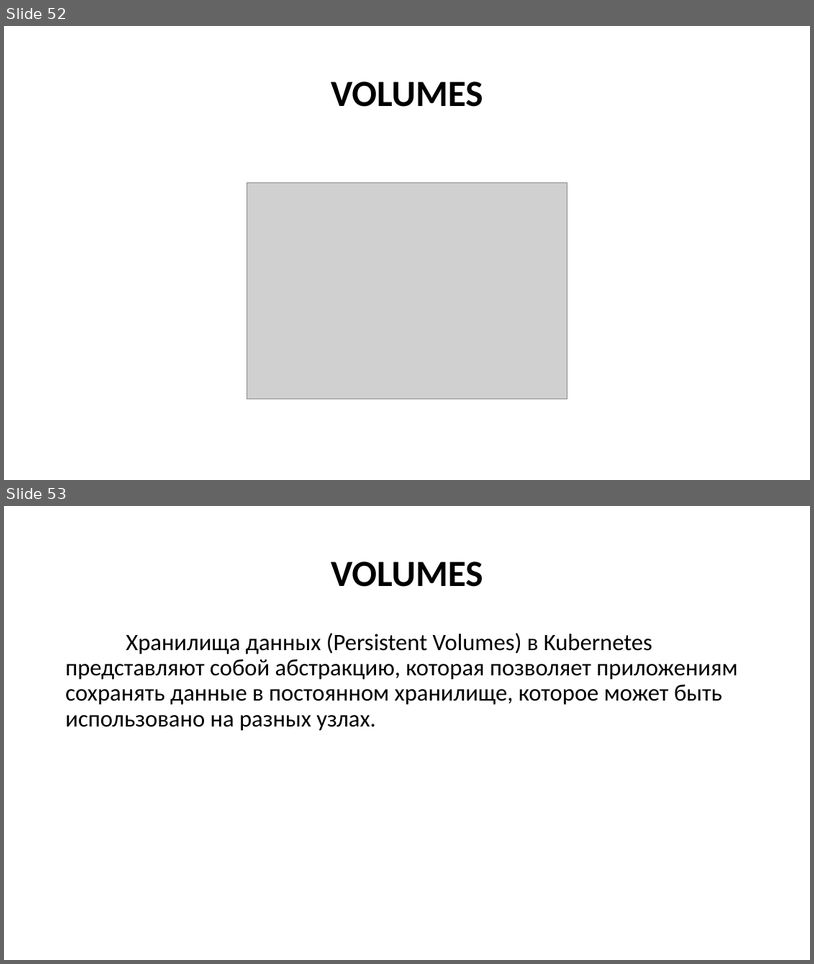
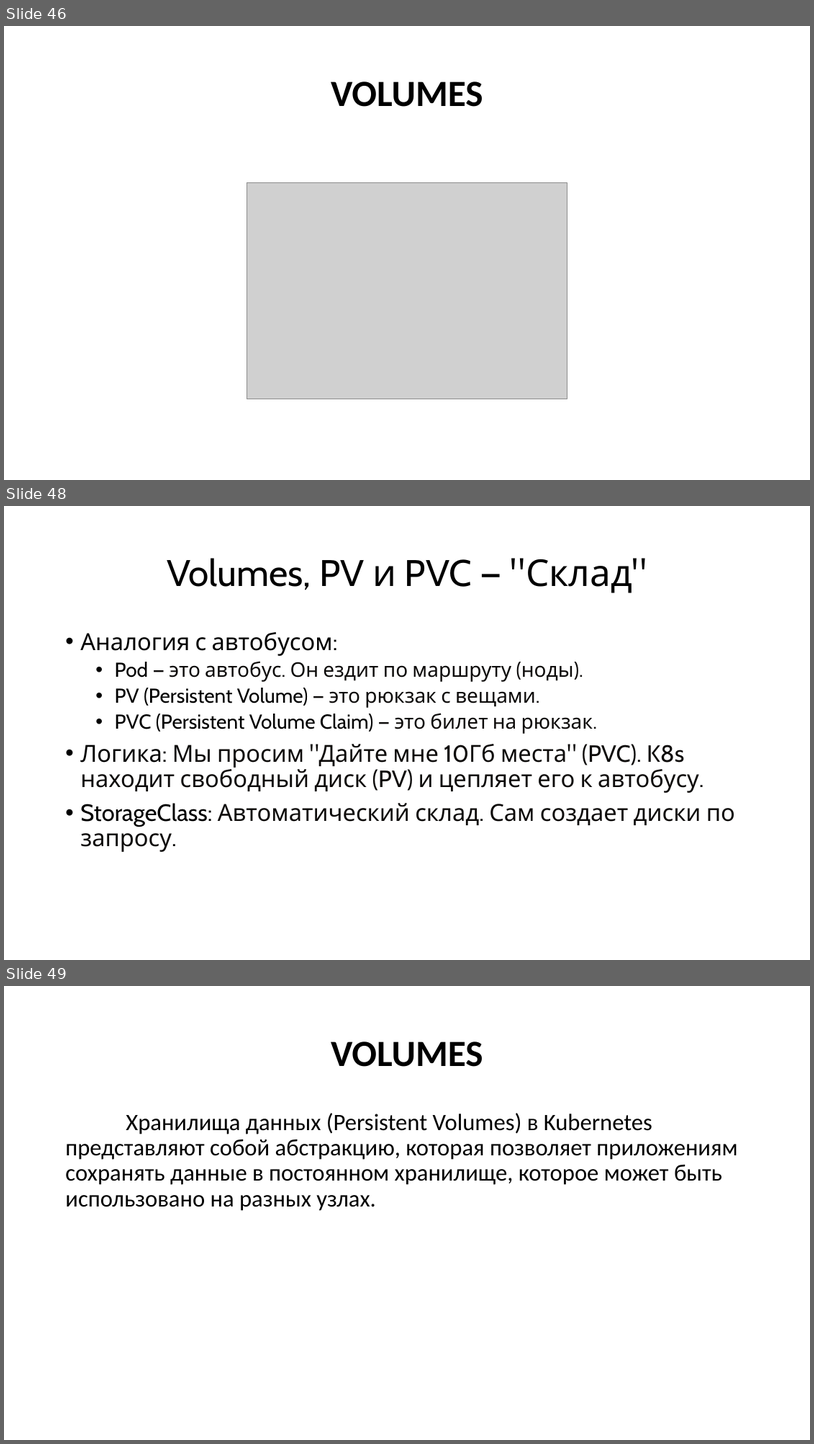
Before and after one commit to Kollekcioner47/k8s, a slide deck: k8s.pptx. Shown one above the other, each under a label of ours: slides 52 and 53 before the commit, slides 46, 48 and 49 after it; the slides between them are not shown. The pictures are 814x964 and 814x1444 pixels, drawn with LibreOffice and Linux fonts; fonts in the diff are those of the drawing; grey boxes stand for pictures. Boxes give left, top, right and bottom in pixels: in the first picture for what was removed or moved away, otherwise in the second. Text is boxed around its words. In the diff, an @@ line names an element or a change of style, - is before the commit and + after.

```diff
--- a/k8s.pptx
+++ b/k8s.pptx
@@ slide 48 added at bbox=[4, 506, 810, 960], background #FFFFFF @@
@@ title added at bbox=[167, 558, 633, 593], 44 pt, text #000000 @@
+Volumes, PV и PVC — "Склад"
@@ text added at bbox=[80, 632, 736, 852], 28 pt, text #0C0A09 @@
+• Аналогия с автобусом:
+  • Pod — это автобус. Он ездит по маршруту (ноды).
+  • PV (Persistent Volume) — это рюкзак с вещами.
+  • PVC (Persistent Volume Claim) — это билет на рюкзак.
+• Логика: Мы просим "Дайте мне 10Гб места" (PVC). K8s находит свободный диск (PV) и цепляет его к автобусу.
+• StorageClass: Автоматический склад. Сам создает диски по запросу.
@@ what was slide 52 is now slide 46 @@
@@ what was slide 53 is now slide 49 @@
```
Also in this commit, not shown: 8 slides changed, 22 other slides added, 12 slides removed.
